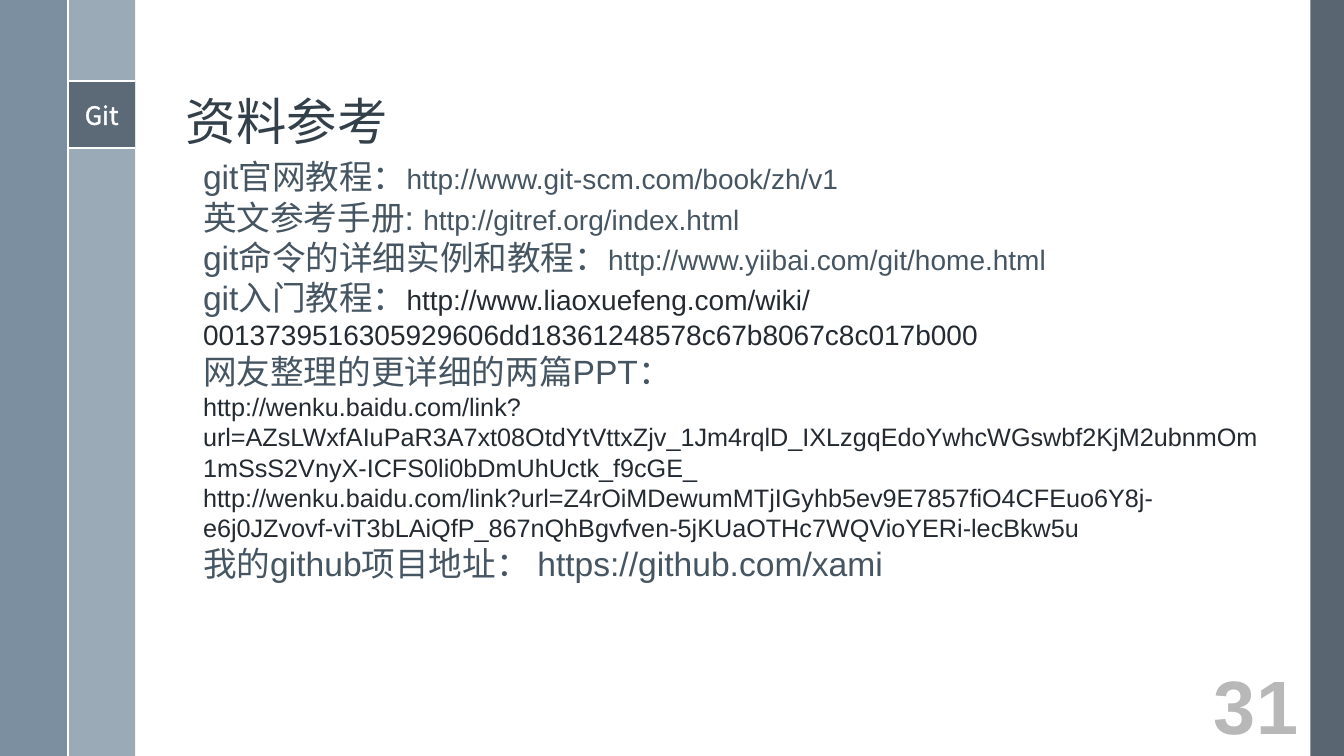
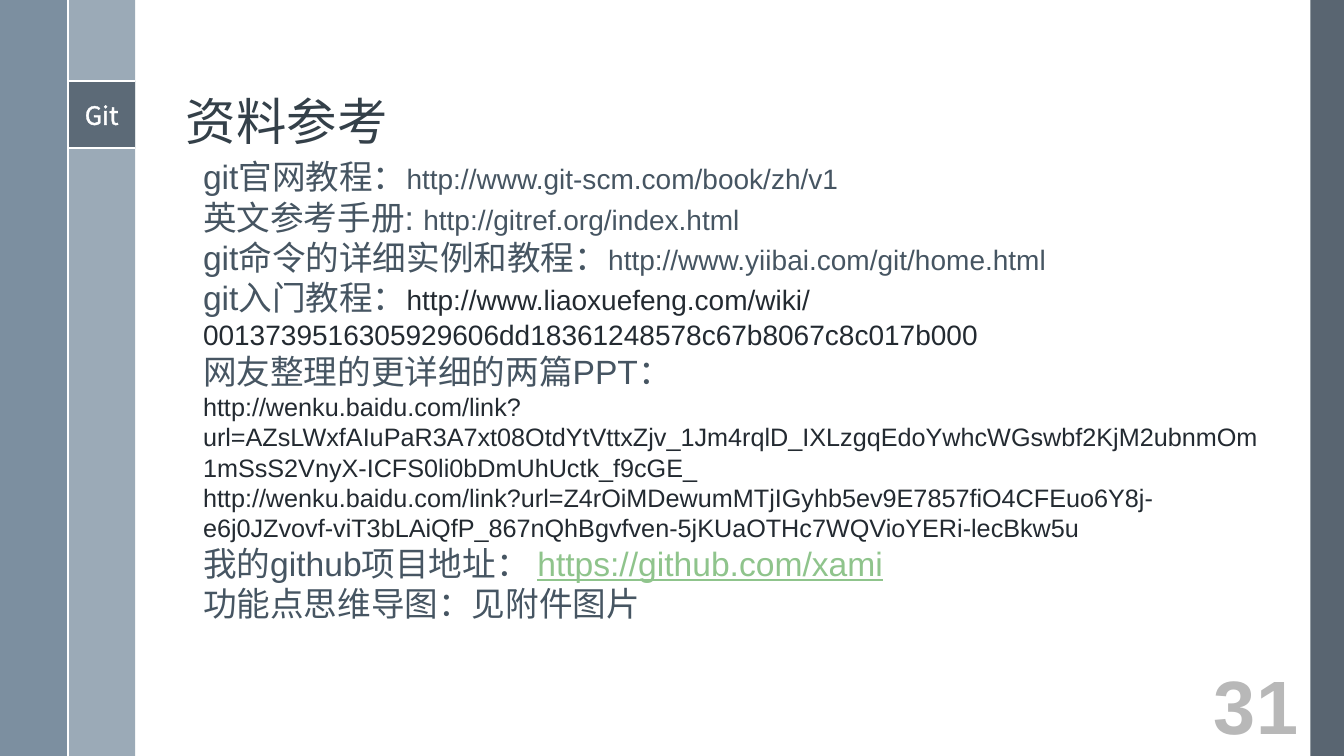
Before and after one commit to xami/joke, a slide deck: slide 31 of docs/Git入门学习/Git入门学习.pptx. Drawn at 1344x756 pixels with LibreOffice and Linux fonts; fonts in the diff are those of the drawing. Boxes give left, top, right and bottom in pixels: in the first picture for what was removed or moved away, otherwise in the second. Text is boxed around its words. In the diff, an @@ line names an element or a change of style, - is before the commit and + after.

Commit message:
update

```diff
--- a/docs/Git入门学习/Git入门学习.pptx
+++ b/docs/Git入门学习/Git入门学习.pptx
@@ text at [203, 541, 882, 583]: text colour #465562 to #8FC48C, underline on in "https://github.com/xami" @@
@@ text at [203, 581, 640, 619]: paragraph added @@
+功能点思维导图：见附件图片
```
